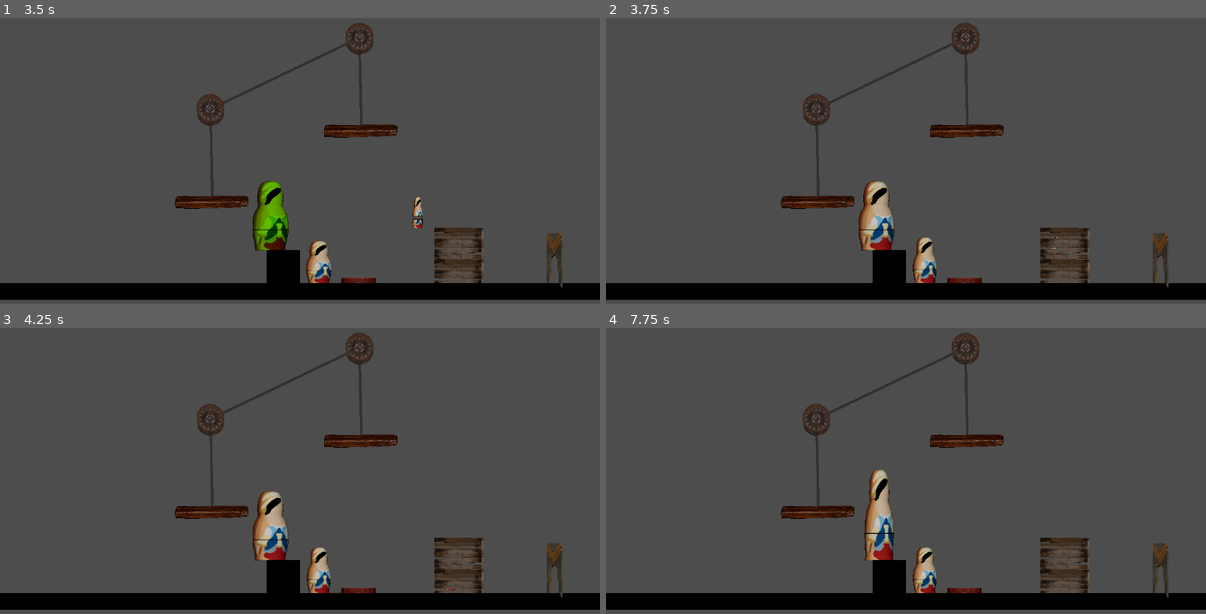
Above: before the commit, frames 1-4 (two rows, left to right).
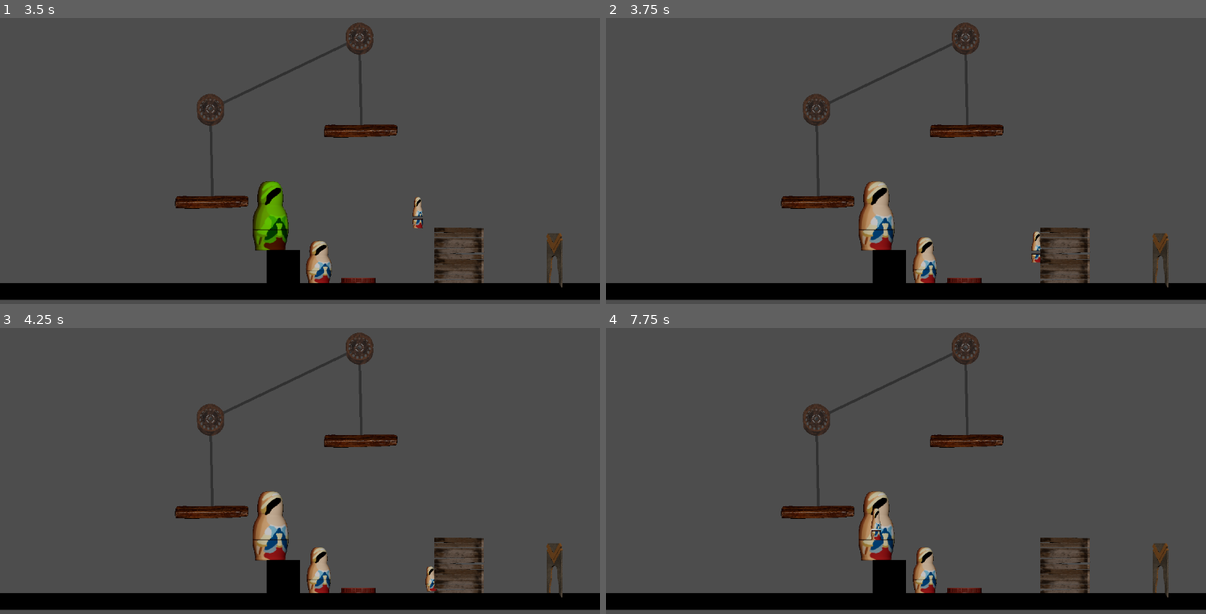
Above: after the commit, the same moments.

Repository: SethHDavis99/GMTK2024
Game: Godot game, scene res://levels/main.tscn
Two runs of this game, one before a commit and one after it. Both use one fixed random seed, a clock stepped at 60 frames per second and the inputs below.
Inputs (mouse positions are in pixels of both pictures, inside the frame that each line leads up to):
- Up to frame 1 (3.5 s): move the mouse to (144, 243) at 0.52 s; press the mouse at (144, 243) at 0.53 s; hold D (move_right) 0.53-2.03 s; tap W (jump) at 0.77, 1.52, 3.02 s; move the mouse to (180, 152) at 1.27 s; release the mouse at (180, 152) at 1.28 s; tap Space (pop) at 1.35, 2.85 s; move the mouse to (372, 203) at 2.02 s; press the mouse at (372, 203) at 2.03 s; hold A (move_left) 2.03-2.78 s; move the mouse to (270, 203) at 2.77 s; release the mouse at (270, 203) at 2.78 s; hold D (move_right) from 2.78 s (still down)
- Up to frame 2 (3.75 s): keep holding D (move_right); move the mouse to (1026, 218) at 3.52 s; press the mouse at (1026, 218) at 3.53 s
- Up to frame 3 (4.25 s): keep holding D (move_right); tap W (jump) at 3.77 s
- Up to frame 4 (7.75 s): move the mouse to (726, 393) at 4.27 s; release D (move_right) at 4.28 s; release the mouse at (726, 393) at 4.28 s; hold A (move_left) 4.28-5.03 s; tap Space (pop) at 4.35, 5.85, 7.35 s; tap W (jump) at 4.52, 6.02, 6.77, 7.52 s; move the mouse to (936, 445) at 5.02 s; press the mouse at (936, 445) at 5.03 s; hold D (move_right) 5.03-5.78 s; move the mouse to (816, 362) at 5.77 s; release the mouse at (816, 362) at 5.78 s; hold A (move_left) 5.78-7.28 s; move the mouse to (1038, 428) at 6.52 s; press the mouse at (1038, 428) at 6.53 s; move the mouse to (786, 462) at 7.27 s; release the mouse at (786, 462) at 7.28 s; hold D (move_right) from 7.28 s (still down)

Frame 1 is identical in both runs. In frame 2, 0.1% of the frame differs, in the area x 70-76%, y 74-86%; in frame 3, 0.1%; in frame 4, 1.2%, in the area x 42-49%, y 49-82%.

Commit message:
update door collision

Diff:
--- a/objects/door.tscn
+++ b/objects/door.tscn
@@ -4,7 +4,7 @@
 [ext_resource type="SpriteFrames" uid="uid://cqk2qe0l1lpvq" path="res://sprites/door_anim.tres" id="2_akn58"]
 
 [sub_resource type="RectangleShape2D" id="RectangleShape2D_gwkf2"]
-size = Vector2(22, 100)
+size = Vector2(92, 100)
 
 [node name="Door" type="StaticBody2D"]
 script = ExtResource("1_ywdgb")
